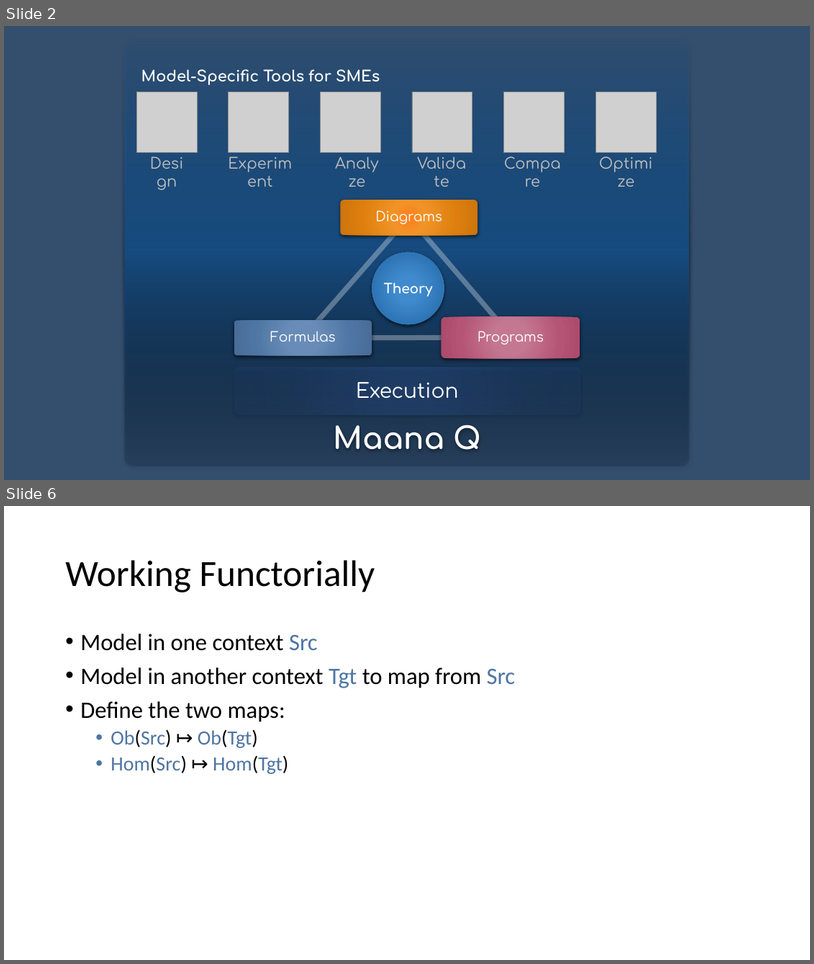
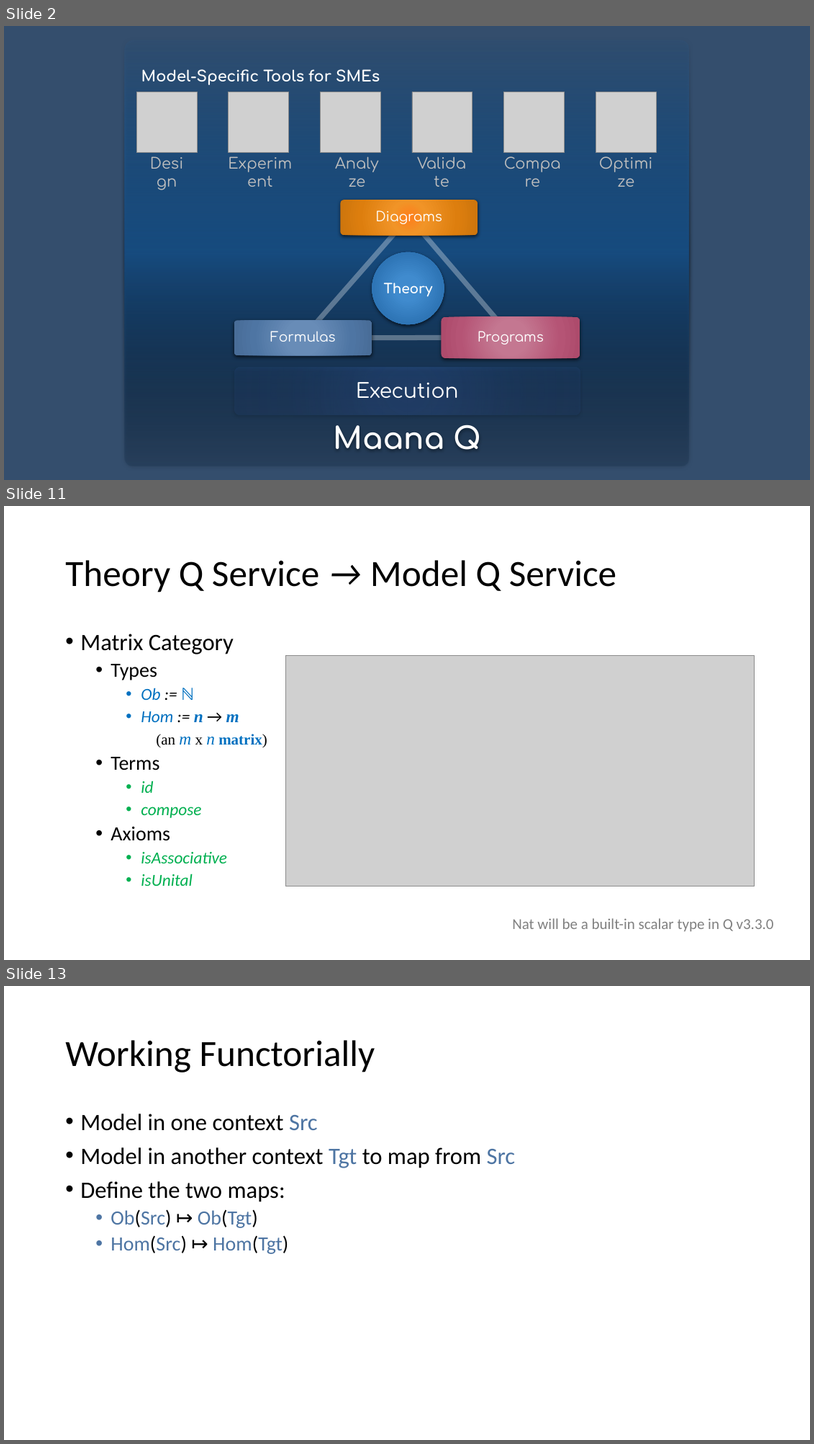
Before and after one commit to maana-io/cat-ml, a slide deck: presentations/gats-intro.pptx. Shown one above the other, each under a label of ours: slides 2 and 6 before the commit, slides 2, 11 and 13 after it; the slides between them are not shown. The pictures are 814x964 and 814x1444 pixels, drawn with LibreOffice and Linux fonts; fonts in the diff are those of the drawing; grey boxes stand for pictures. Boxes give left, top, right and bottom in pixels: in the first picture for what was removed or moved away, otherwise in the second. Text is boxed around its words. In the diff, an @@ line names an element or a change of style, - is before the commit and + after.

```diff
--- a/presentations/gats-intro.pptx
+++ b/presentations/gats-intro.pptx
@@ slide 11 added at (x1=4, y1=506, x2=810, y2=960), background #FFFFFF @@
@@ title added at (x1=65, y1=560, x2=617, y2=592), 44 pt, text #000000 @@
+Theory Q Service → Model Q Service
@@ text added at (x1=80, y1=633, x2=268, y2=885), 20 pt, text #000000 @@
+• Matrix Category
+  • Types
+    • Ob := ℕ
+    • Hom := n → m
+      (an m x n matrix)
+  • Terms
+    • id
+    • compose
+  • Axioms
+    • isAssociative
+    • isUnital
@@ picture added at (x1=286, y1=656, x2=756, y2=886) @@
@@ text added at (x1=512, y1=918, x2=774, y2=932), 18 pt, text #808080 @@
+Nat will be a built-in scalar type in Q v3.3.0
@@ what was slide 6 is now slide 13 @@
```
Also in this commit, not shown: 3 slides changed, 6 other slides added, 1 slide removed, 1 other file.
